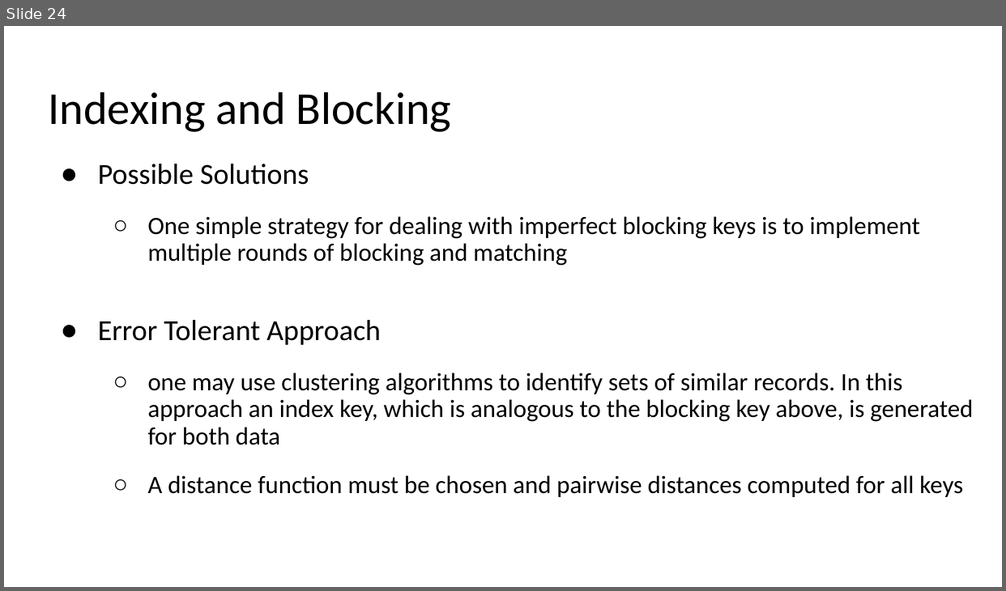
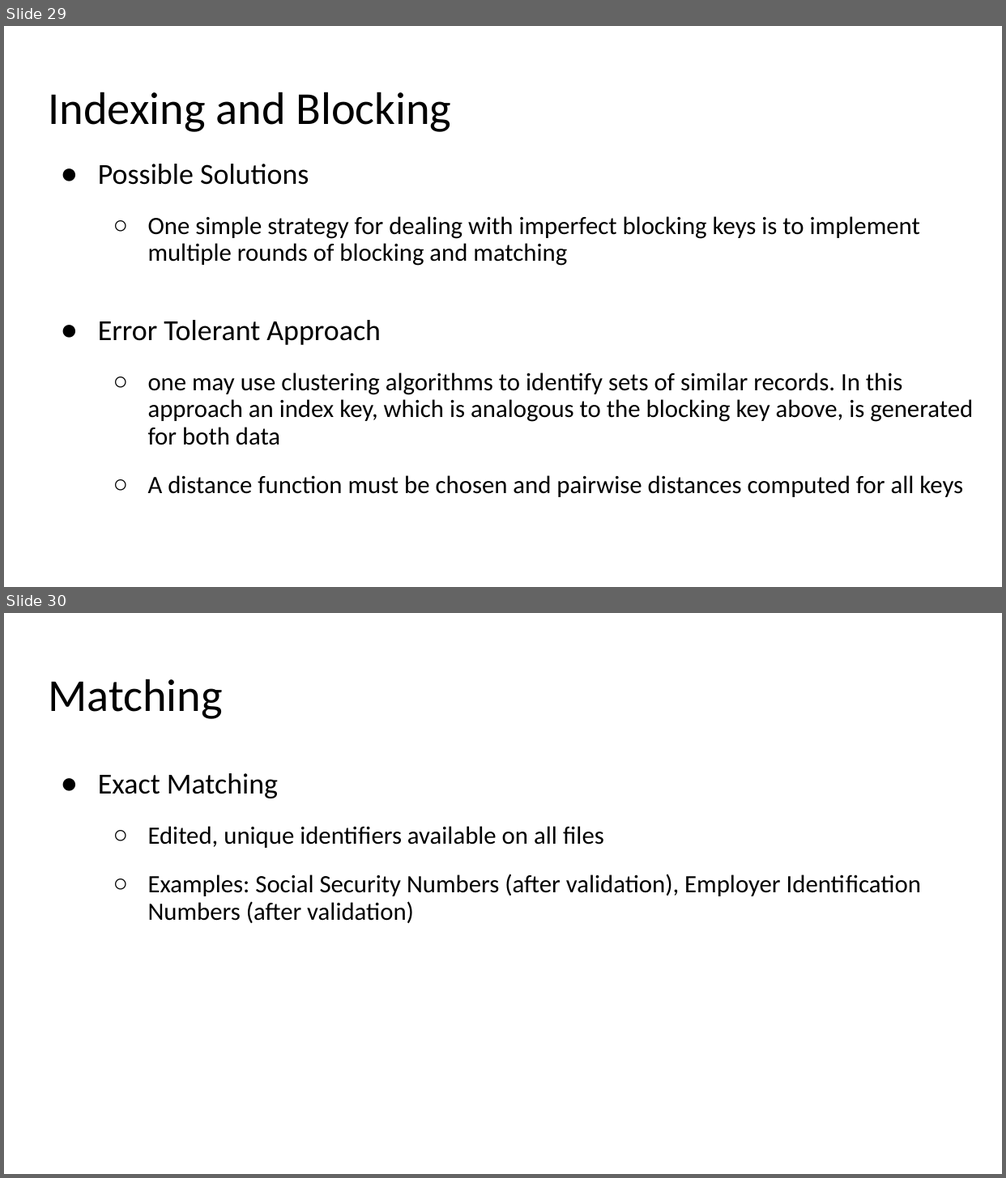
Before and after one commit to moonbg/21bigdataskku, a slide deck: Slides/Week6.pptx. Shown one above the other, each under a label of ours: slide 24 before the commit, slides 29 and 30 after it. The pictures are 1006x591 and 1006x1178 pixels, drawn with LibreOffice and Linux fonts; fonts in the diff are those of the drawing. Boxes give left, top, right and bottom in pixels: in the first picture for what was removed or moved away, otherwise in the second. Text is boxed around its words. In the diff, an @@ line names an element or a change of style, - is before the commit and + after.

```diff
--- a/Slides/Week6.pptx
+++ b/Slides/Week6.pptx
@@ slide 30 added at (x1=4, y1=613, x2=1002, y2=1174), background #FFFFFF @@
@@ title added at (x1=48, y1=679, x2=223, y2=719), 33 pt, text #000000 @@
+Matching
@@ text added at (x1=98, y1=773, x2=921, y2=923), 18 pt, text #000000 @@
+● Exact Matching
+  ○ Edited, unique identifiers available on all files
+  ○ Examples: Social Security Numbers (after validation), Employer Identification Numbers (after validation)
@@ what was slide 24 is now slide 29 @@
```
Also in this commit, not shown: 3 slides changed, 19 other slides added, 9 other files.
